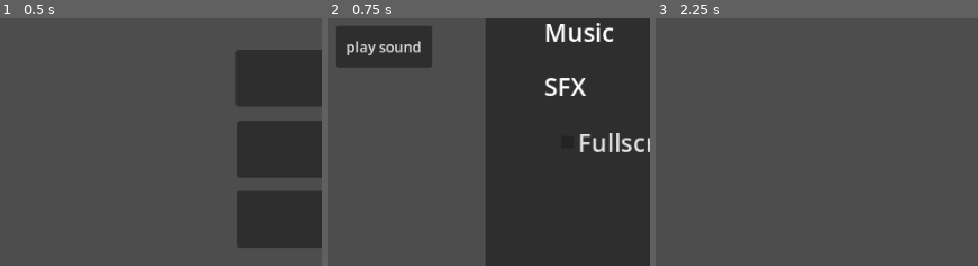
Above: before the commit, frames 1-3 (left to right).
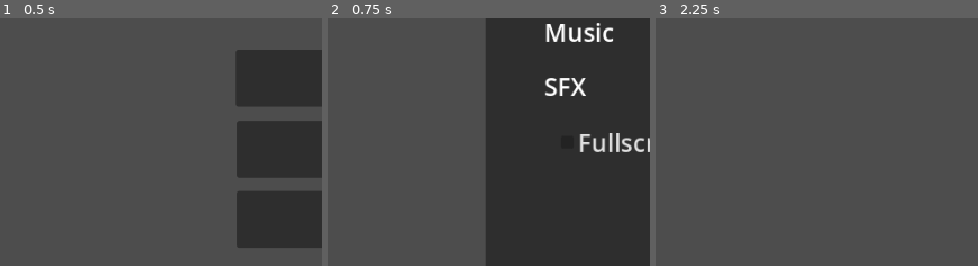
Above: after the commit, the same moments.

Repository: arthuralejrb/GameJAM
Game: Godot game, scene res://Scenes/menu_principal.tscn
Same seed, same stepped clock (60 frames per second), same inputs: the game is played once before the commit and once after it. The project has no main scene, so this scene is started directly.
Inputs:
- Up to frame 1 (0.5 s): no input
- Up to frame 2 (0.75 s): click "Options" at 0.5 s
- Up to frame 3 (2.25 s): click "<" at 1.25 s; click "Start" at 2 s
The pictures show only the part of the screen within x 2-52%, y 26-76%; the shares and areas given below are measured in that part.

Frame 1 is identical in both runs. In frame 2, 4.8% of the frame differs, in the area x 2-33%, y 3-21%; in frame 3, nothing differs.

Commit message:
menu básico sem arquivos teste
Com sliders de áudio e opção para modificar janela

Diff:
--- a/game-jam/Scenes/options.tscn
+++ b/game-jam/Scenes/options.tscn
@@ -3,9 +3,6 @@
 [ext_resource type="PackedScene" uid="uid://yei1irdal0fl" path="res://Scenes/volume_slider.tscn" id="1_kftxf"]
 [ext_resource type="Script" uid="uid://dkfvp2q8rdpxx" path="res://Scripts/back_button.gd" id="2_663nc"]
 [ext_resource type="Script" uid="uid://chne8d3fkm2jb" path="res://Scripts/fullscreen.gd" id="2_hvj8k"]
-[ext_resource type="Script" uid="uid://dfsfxj8y1inbd" path="res://Scripts/play_sound.gd" id="3_hvj8k"]
-[ext_resource type="AudioStream" uid="uid://da1lomh0lqlvs" path="res://Assets/Kitsune2 - Rainbow Tylenol.mp3" id="4_38txh"]
-[ext_resource type="AudioStream" uid="uid://cfcljvsq70pul" path="res://Assets/Pikmin sound effect.mp3" id="5_5a0sy"]
 
 [node name="Options" type="Node2D" unique_id=1169768814]
 
@@ -92,27 +89,5 @@
 offset_bottom = 38.476192
 text = "<"
 
-[node name="testes" type="Node" parent="." unique_id=1879147987]
-
-[node name="play_sound" type="Button" parent="testes" unique_id=521540106]
-offset_left = 25.0
-offset_top = 154.0
-offset_right = 133.0
-offset_bottom = 201.0
-text = "play sound"
-script = ExtResource("3_hvj8k")
-
-[node name="music" type="AudioStreamPlayer" parent="testes" unique_id=976762280]
-stream = ExtResource("4_38txh")
-autoplay = true
-bus = &"Music"
-
-[node name="audio" type="AudioStreamPlayer" parent="testes" unique_id=532482487]
-
-[node name="sfx" type="AudioStreamPlayer" parent="testes" unique_id=40134236]
-stream = ExtResource("5_5a0sy")
-bus = &"SFX"
-
 [connection signal="toggled" from="options_box/Fullscreen" to="options_box/Fullscreen" method="_on_toggled"]
 [connection signal="pressed" from="back_button/Button" to="back_button" method="_on_button_pressed"]
-[connection signal="pressed" from="testes/play_sound" to="testes/play_sound" method="_on_pressed"]
